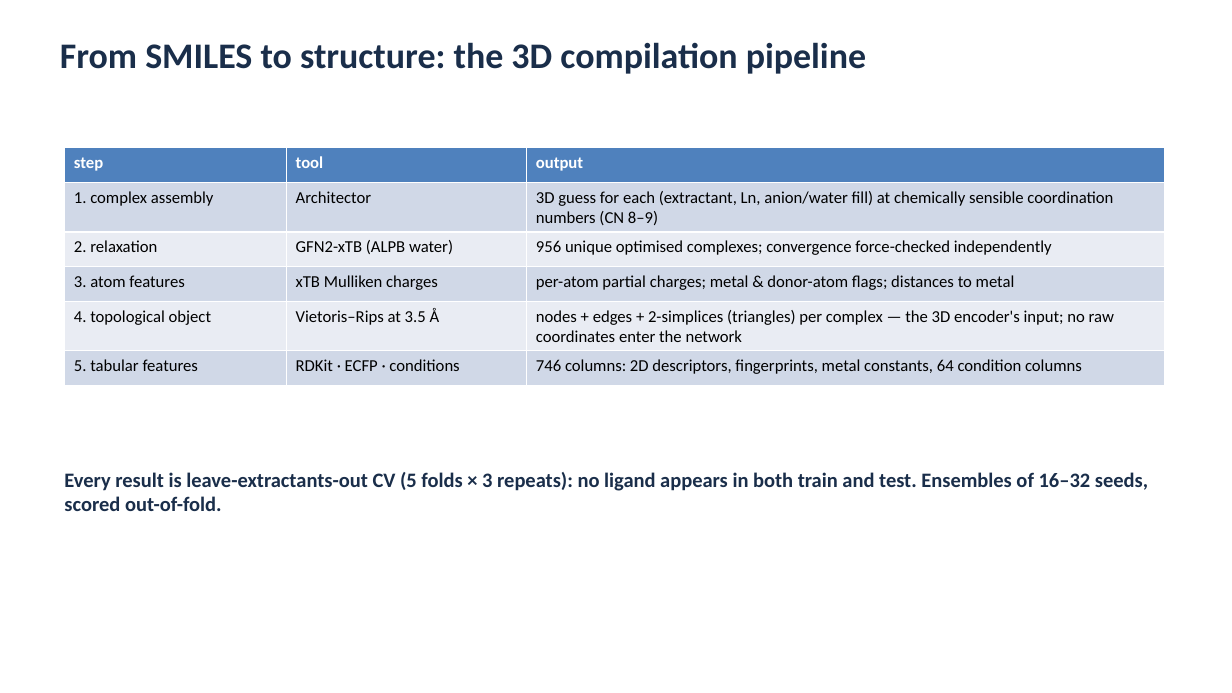
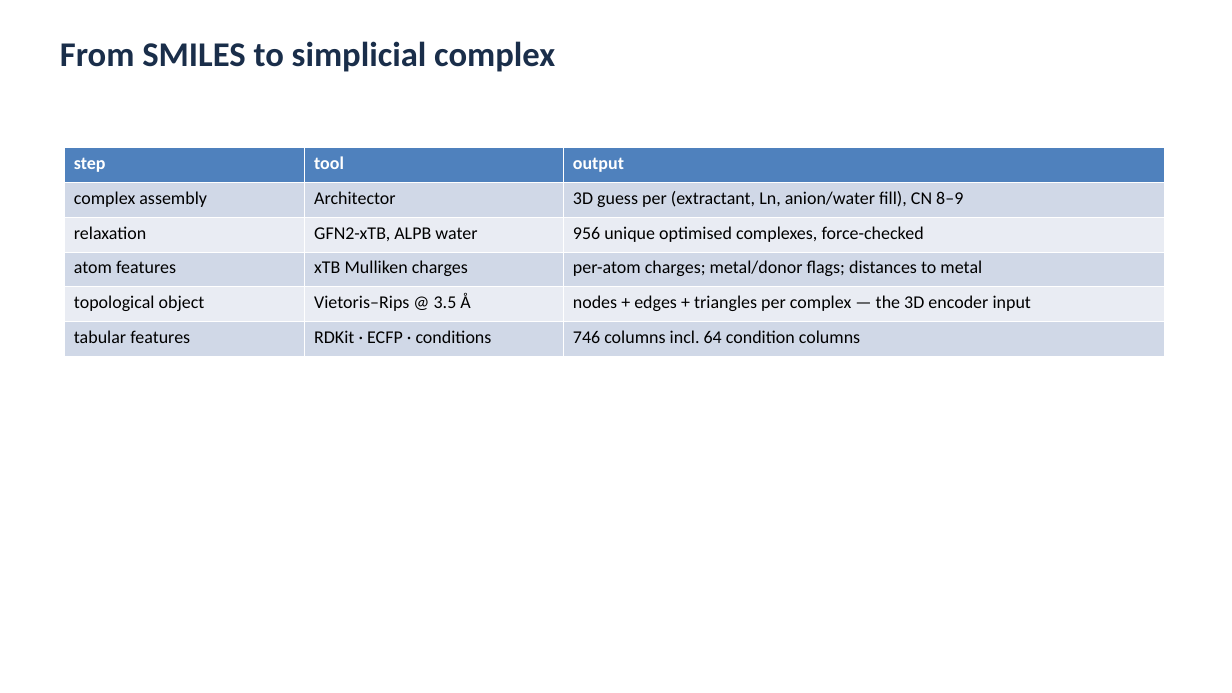
Before and after one commit to mironovb/lanthanidestrain, a slide deck: slide 5 of docs/vogiatzis_findings_2026-08.pptx (slide 4 before the commit). Drawn at 1232x693 pixels with LibreOffice and Linux fonts; fonts in the diff are those of the drawing. Boxes give left, top, right and bottom in pixels: in the first picture for what was removed or moved away, otherwise in the second. Text is boxed around its words. In the diff, an @@ line names an element or a change of style, - is before the commit and + after.

```diff
--- a/docs/vogiatzis_findings_2026-08.pptx
+++ b/docs/vogiatzis_findings_2026-08.pptx
@@ text at (60,41,555,72): text changed; size 28 to 27 pt @@
-From SMILES to structure: the 3D compilation pipeline
+From SMILES to simplicial complex
@@ table at (65,148,1165,357) @@
-row 2, column 1: 1. complex assembly
+row 2, column 1: complex assembly
-row 2, column 3: 3D guess for each (extractant, Ln, anion/water fill) at chemically sensible coordination numbers (CN 8–9)
+row 2, column 3: 3D guess per (extractant, Ln, anion/water fill), CN 8–9
-row 3: 2. relaxation | GFN2-xTB (ALPB water) | 956 unique optimised complexes; convergence force-checked independently
+row 3: relaxation | GFN2-xTB, ALPB water | 956 unique optimised complexes, force-checked
-row 4, column 1: 3. atom features
+row 4, column 1: atom features
-row 4, column 3: per-atom partial charges; metal & donor-atom flags; distances to metal
+row 4, column 3: per-atom charges; metal/donor flags; distances to metal
-row 5: 4. topological object | Vietoris–Rips at 3.5 Å | nodes + edges + 2-simplices (triangles) per complex — the 3D encoder's input; no raw coordinates enter the network
+row 5: topological object | Vietoris–Rips @ 3.5 Å | nodes + edges + triangles per complex — the 3D encoder input
-row 6, column 1: 5. tabular features
+row 6, column 1: tabular features
-row 6, column 3: 746 columns: 2D descriptors, fingerprints, metal constants, 64 condition columns
+row 6, column 3: 746 columns incl. 64 condition columns
@@ size 13 to 14 pt in "step", "tool", "output", "Architector" and 2 more places @@
@@ text removed at (64,472,1148,511) @@
-Every result is leave-extractants-out CV (5 folds × 3 repeats): no ligand appears in both train and test. Ensembles of 16–32 seeds, scored out-of-fold.
```
Also in this commit, not shown: 15 other slides changed, 3 slides added, 1 slide removed, 1 other file.
